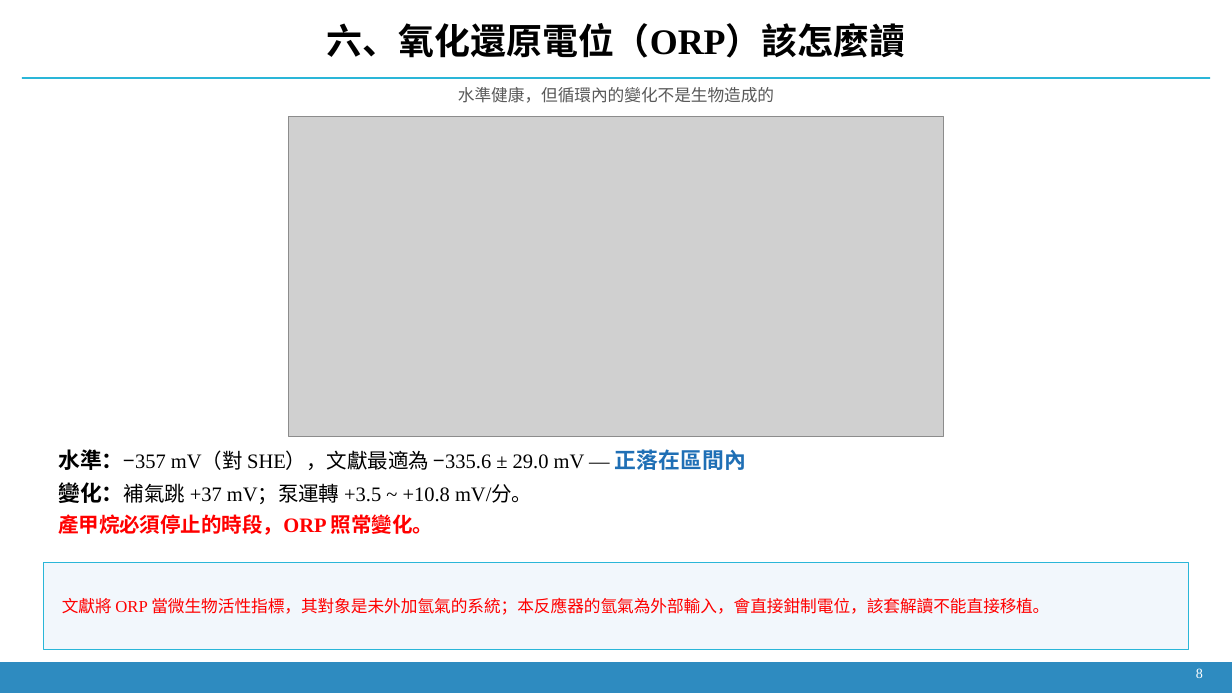
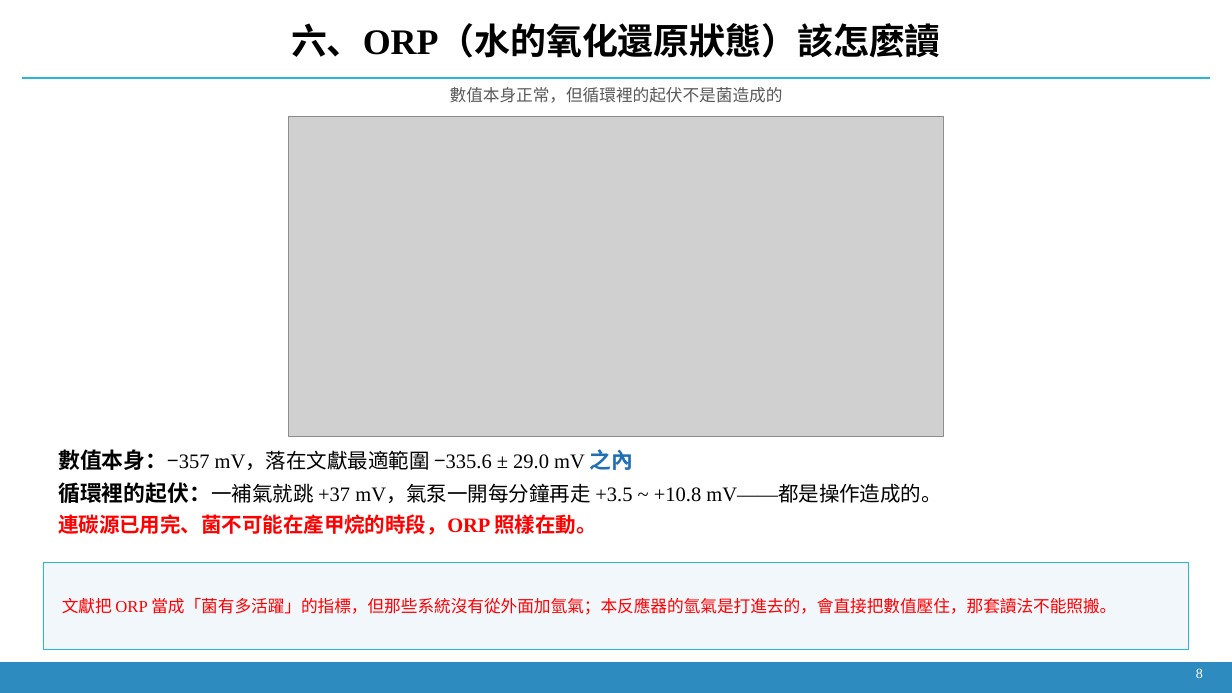
Before and after one commit to Yutou0601/Bioreactor-Edge-AI, a slide deck: slide 7 of docs/decks/簡報_2026-09-21_氫氣流失與壓降歸因.pptx. Drawn at 1232x693 pixels with LibreOffice and Linux fonts; fonts in the diff are those of the drawing; grey boxes stand for pictures. Boxes give left, top, right and bottom in pixels: in the first picture for what was removed or moved away, otherwise in the second. Text is boxed around its words. In the diff, an @@ line names an element or a change of style, - is before the commit and + after.

```diff
--- a/docs/decks/簡報_2026-09-21_氫氣流失與壓降歸因.pptx
+++ b/docs/decks/簡報_2026-09-21_氫氣流失與壓降歸因.pptx
@@ text at [291, 23, 941, 58]: text changed @@
-六、氧化還原電位（ORP）該怎麼讀
+六、ORP（水的氧化還原狀態）該怎麼讀
@@ text at [450, 87, 783, 103]: text changed @@
-水準健康，但循環內的變化不是生物造成的
+數值本身正常，但循環裡的起伏不是菌造成的
@@ text at [58, 449, 941, 535]: text changed @@
-水準：−357 mV（對 SHE），文獻最適為 −335.6 ± 29.0 mV — 正落在區間內
-變化：補氣跳 +37 mV；泵運轉 +3.5 ~ +10.8 mV/分。
-產甲烷必須停止的時段，ORP 照常變化。
+數值本身：−357 mV，落在文獻最適範圍 −335.6 ± 29.0 mV 之內
+循環裡的起伏：一補氣就跳 +37 mV，氣泵一開每分鐘再走 +3.5 ~ +10.8 mV——都是操作造成的。
+連碳源已用完、菌不可能在產甲烷的時段，ORP 照樣在動。
@@ text at [62, 597, 1116, 615]: text changed @@
-文獻將 ORP 當微生物活性指標，其對象是未外加氫氣的系統；本反應器的氫氣為外部輸入，會直接鉗制電位，該套解讀不能直接移植。
+文獻把 ORP 當成「菌有多活躍」的指標，但那些系統沒有從外面加氫氣；本反應器的氫氣是打進去的，會直接把數值壓住，那套讀法不能照搬。
```
Also in this commit, not shown: 9 other slides changed, 2 other files.
